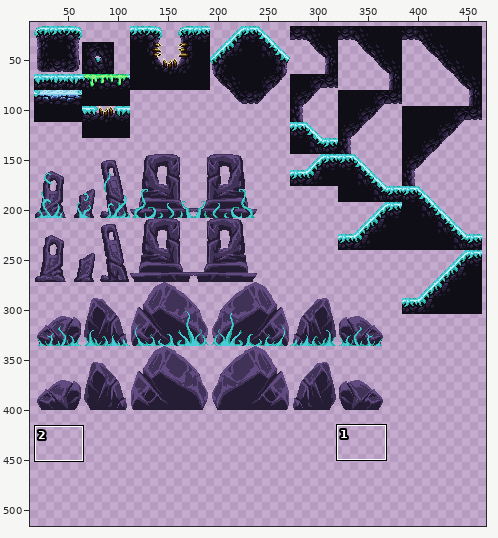
A sprite sheet gets an edit: Assets/Maps/Tiletsets/akubi_tileset_1.png. Above: a wide view before the commit, with the close-up outlined.
Close-up. The starting point:
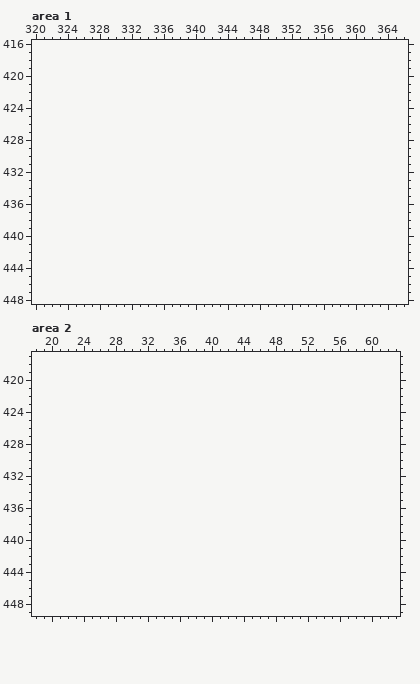
The file is 496x416 pixels. Shown: area 1: x 320..366, y 416..448; area 2: x 18..63, y 417..449. The old version is drawn lined up with the new one, on the new canvas. The wide view leaves out empty margins. The commit also changed other parts of the picture, which this record leaves out.
Now the later version:
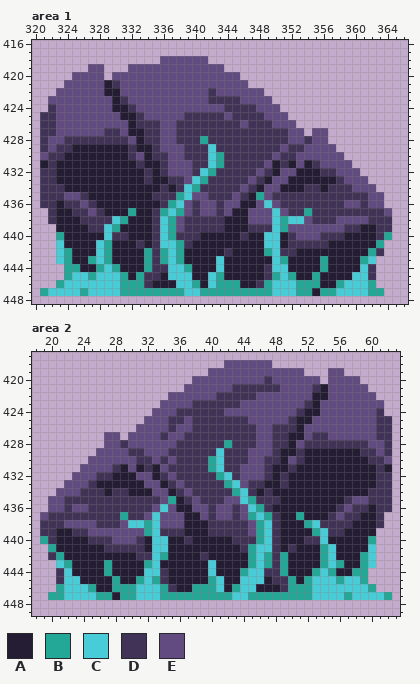
Palette (. is transparent): A #241d34  B #23a797  C #48ccd7  D #413357  E #614b80
Edits made:
canvas 496x416 -> 496x544
--- area 1
@@ x 320..366 @@
 417 ...............................................
-418 ...............................................
-419 ...............................................
-420 ...............................................
-421 ...............................................
-422 ...............................................
-423 ...............................................
-424 ...............................................
-425 ...............................................
-426 ...............................................
-427 ...............................................
-428 ...............................................
-429 ...............................................
-430 ...............................................
-431 ...............................................
-432 ...............................................
-433 ...............................................
-434 ...............................................
-435 ...............................................
-436 ...............................................
-437 ...............................................
-438 ...............................................
-439 ...............................................
-440 ...............................................
-441 ...............................................
-442 ...............................................
-443 ...............................................
-444 ...............................................
-445 ...............................................
-446 ...............................................
-447 ...............................................
+418 ................EEEEEE.........................
+419 .......EE...EEEEEEEEEEEE.......................
+420 .....EEEE.EEEEEEEEEEEEEEEE.....................
+421 ....EEEEEADEEEEEEEEEEEEEEEE....................
+422 ...EEEEEEAAEEEEEEEEEEEDEEEEEE..................
+423 ..EEEEEEEEADEEEEEEEEEEDDDDEEEE.................
+424 ..DEEEEEEEAADEEEEEEEEEEEDDDDEEE................
+425 .DDEEEEEEEEAADEEEEEDDDDDEDDDDEEE...............
+426 .DDEEEEEEEEEADDDEEDDDDDDDDEDDDEEE..............
+427 .DDEEEEEEDDEAADDEEDDDDDDDDDDDDDDEE.EE..........
+428 .DEEDDDDDDDDEADDEEDDDBDDDDDDDDDDEEDEE..........
+429 .DEDDAAAAAAADAADEEEDDDCDDDDDDDDEDDEEEE.........
+430 .EDDAAAAAAAADEADDEEDDDCBDDDDDDEDDEEEEEE........
+431 .ADAAAAAAAAAADAADEEEDDCBDDDDDEADAEADEEEE.......
+432 .DDAAAAAAAAAAADADEEEDCBDDDDDEDAEEAAADDEEE......
+433 .DDAAAAAAAAAAADAADDECBDDDDDEDAEEAAAAAADEEE.....
+434 .DDDAAAAAAAAAAAADADCBDDDDDEDAEEAAADDADDDEEE....
+435 .DDDEEDAAAAAAAADDDBCEEDDDEDABEDDDDDDDDDDDDEE...
+436 .DDADDEDAAAAAAAADBCEDEEDEEAAECEDDDDDDDDEEDEE...
+437 ..DAADDEDAAABAADBCBEDEEDEAAEEECEDDBDDDDDDDDDE..
+438 ..DAAADDDDCBAAADCBEDDDDDAAAEEECBCCEDDDEEEEDDD..
+439 ...AAAADDCBAAAADCBEDDDDDAAADDDCBEEEEEEEDDAADD..
+440 ...BAAAAACDDAAADCBDDDAAAAADAACCADEEEDDDAAAADB..
+441 ...CAAAACBAAADADCCBDAAAAAAAAACCADDDDDAAAAAAB...
+442 ...CBAAACBAAAABDBCBAAAAADAAAABCDDAAAAAAAAABD...
+443 ...CBAABCBAAAABDBCBAAAACAAAAAACBAAAABAAAABC....
+444 ....BBAABCBAAABDDCCBAAACAAAAADCCAAAABAAAACD....
+445 ....BCCBCCCBABDDACCCAACBAAAAADBCBAABAAAACCD....
+446 ...BCCCCCCCBBBDAAACCBACBBBAADBCCCBBBAABCCCB....
+447 .BCCCCBCCCCBBBBBBBBCCBBBBBBBBBCCCBBABBCCCCBB...
 448 ...............................................
--- area 2
@@ x 18..63 @@
 417 ..............................................
-418 ..............................................
-419 ..............................................
-420 ..............................................
-421 ..............................................
-422 ..............................................
-423 ..............................................
-424 ..............................................
-425 ..............................................
-426 ..............................................
-427 ..............................................
-428 ..............................................
-429 ..............................................
-430 ..............................................
-431 ..............................................
-432 ..............................................
-433 ..............................................
-434 ..............................................
-435 ..............................................
-436 ..............................................
-437 ..............................................
-438 ..............................................
-439 ..............................................
-440 ..............................................
-441 ..............................................
-442 ..............................................
-443 ..............................................
-444 ..............................................
-445 ..............................................
-446 ..............................................
-447 ..............................................
+418 ........................EEEEEE................
+419 ......................EEEEEEEEEEEE...EE.......
+420 ....................EEEEEEEEEDEEEEEE.EEEE.....
+421 ...................EEEEEEDDDDDDEEEEDAEEEEE....
+422 .................EEEEEEDDDDDEEEEEEEAAEEEEEE...
+423 ................EEEEDDDDDDEEEEEEEEDAEEEEEEEE..
+424 ...............EEEDDDDDDEEEEEEEEEDAAEEEEEEED..
+425 ..............EEEDDEDDDDDDDEEEEEDAAEEEEEEEEDD.
+426 .............EEEEDEEDDDDDDDDEEDDDAEEEEEEEEEDD.
+427 .........EE.EEEEDEEDDDDDDDDDEEDDAAEDDEEEEEEDD.
+428 .........EEDEEEEEEDDDDDDBDDDEEDDAEDDDDDDDDEED.
+429 ........EEEEDDEEEDDDDDDCDDDEEEDAADAAAAAAADDED.
+430 .......EEEEEEDDEDEDDDDBCDDDEEDDAEDAAAAAAAADDE.
+431 ......EEEEDAEADAEDDDDDBCDDEEEDAADAAAAAAAAAADA.
+432 .....EEEDDAAAEEADEDDDDDBCDEEEDADAAAAAAAAAAADD.
+433 ....EEEDAAAAAAEEADEDDDDDBCEDDAADAAAAAAAAAAADD.
+434 ...EEEDDDADDAAAEEADEDDDDDBCDADAAAAAAAAAAAADDD.
+435 ..EEDDDDDDDDDDDDEBADEDDDEECBDDDAAAAAAAADEEDDD.
+436 ..EEDEEDDDDDDDDECEAAEEDEEDECBDAAAAAAAADEDDADD.
+437 .EDDDDDDDDDBDDECEEEAAEDEEDEBCBDAABAAADEDDAAD..
+438 .DDDEEEEDDDECCBCEEEAAADDDDDEBCDAAABCDDDDAAAD..
+439 .DDAADDEEEEEEEBCDDDAAADDDDDEBCDAAAABCDDAAAA...
+440 .BDAAAADDDEEEDACCAADAAAAADDDBCDAAADDCAAAAAB...
+441 ..BAAAAAADDDDDACCAAAAAAAAADBCCDADAAABCAAAAC...
+442 ..DBAAAAAAAAADDCBAAAADAAAAABCBDBAAAABCAAABC...
+443 ...CBAAAABAAAABCAAAAAACAAAABCBDBAAAABCBAABC...
+444 ...DCAAAABAAAACCDAAAAACAAABCCDDBAAABCBAABB....
+445 ...DCCAAAABAABCBDAAAAABCAACCCADDBABCCCBCCB....
+446 ...BCCCBAABBBCCCBDAABBBCABCCAAADBBBCCCCCCCB...
+447 ..BBCCCCBBABBCCCBBBBBBBBBCCBBBBBBBBCCCCBCCCCB.
 448 ..............................................
